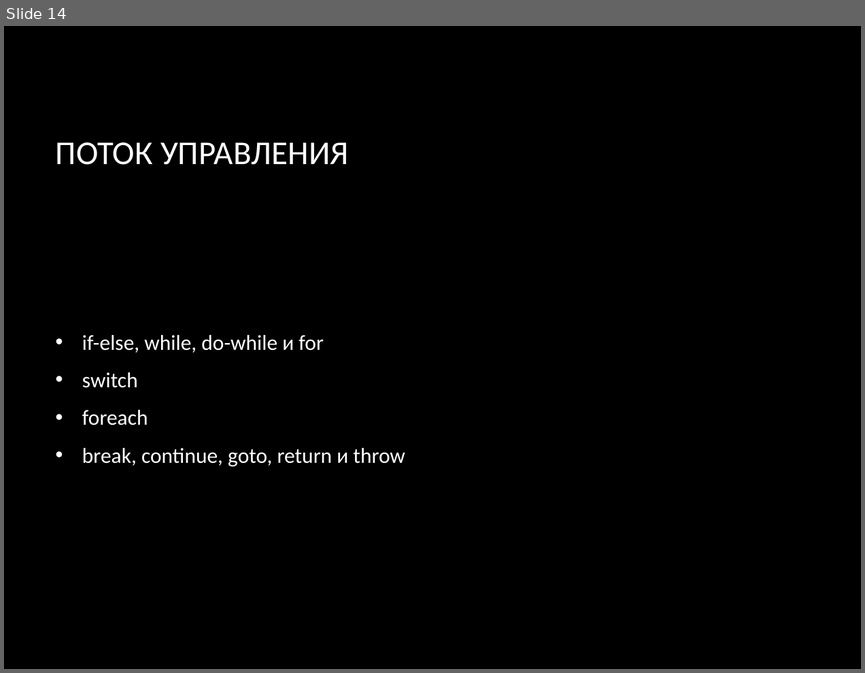
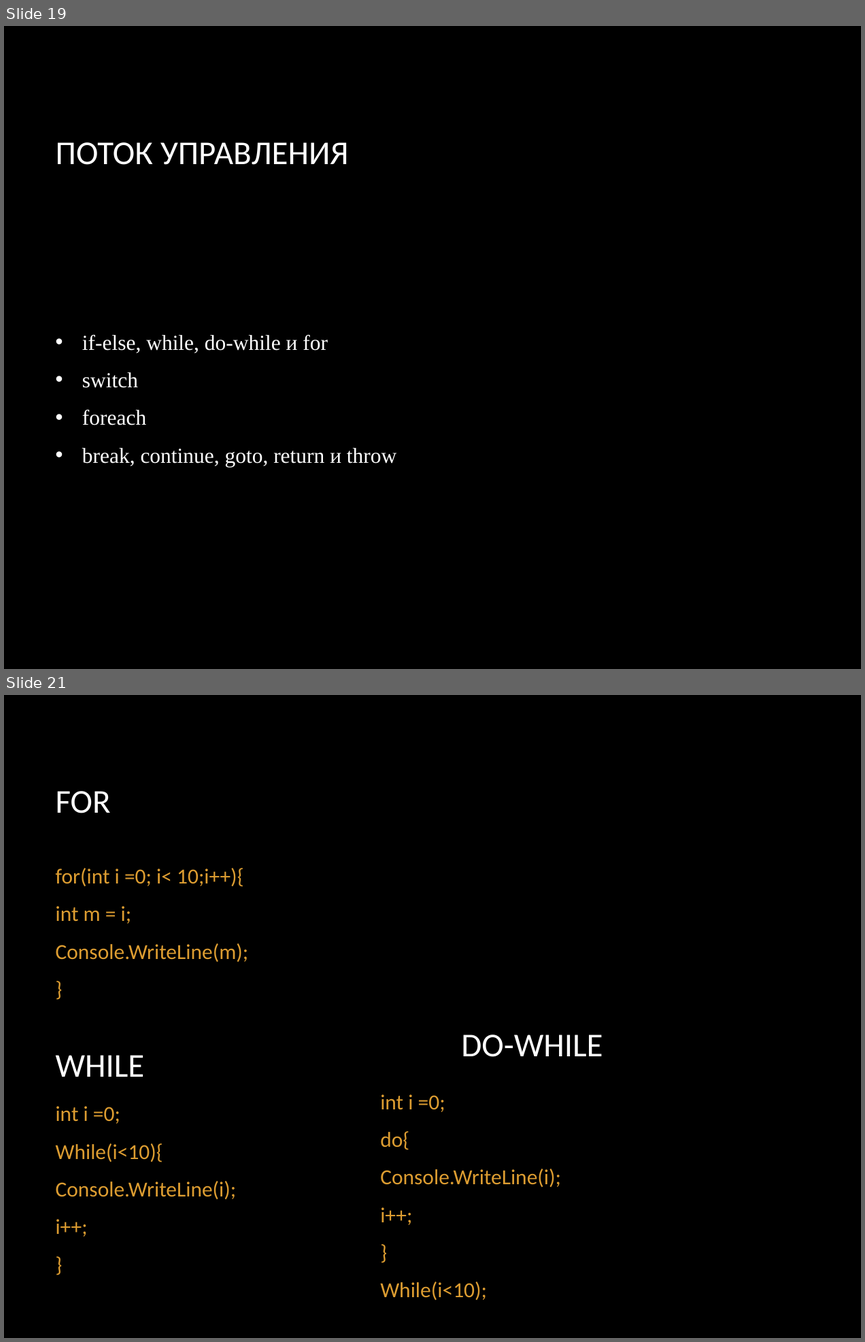
Before and after one commit to SunJohnson/Study, a slide deck: College/OP_09/2022-2/lectures/Лекция 2 Основы C#.pptx. Shown one above the other, each under a label of ours: slide 14 before the commit, slides 19 and 21 after it; the slides between them are not shown. The pictures are 865x673 and 865x1342 pixels, drawn with LibreOffice and Linux fonts; fonts in the diff are those of the drawing; background and template pictures are left out. Boxes give left, top, right and bottom in pixels: in the first picture for what was removed or moved away, otherwise in the second. Text is boxed around its words. In the diff, an @@ line names an element or a change of style, - is before the commit and + after.

```diff
--- a/College/OP_09/2022-2/lectures/Лекция 2 Основы C#.pptx
+++ b/College/OP_09/2022-2/lectures/Лекция 2 Основы C#.pptx
@@ slide 21 added at [4, 695, 861, 1338], background picture (left out) @@
@@ title added at [56, 791, 111, 813], 28 pt, text #FFFFFF @@
+FOR
@@ text added at [56, 868, 249, 962], 18 pt, text #DD9D31 @@
+for(int i =0; i< 10;i++){
+int m = i;
+Console.WriteLine(m);
+}
@@ text added at [461, 1034, 602, 1057], 28 pt, text #FFFFFF @@
+DO-WHILE
@@ text added at [56, 1055, 145, 1076], 28 pt, text #FFFFFF @@
+WHILE
@@ text added at [380, 1094, 561, 1300], 18 pt, text #DD9D31 @@
+int i =0;
+do{
+Console.WriteLine(i);
+i++;
+}
+While(i<10);
@@ text added at [56, 1106, 237, 1236], 18 pt, text #DD9D31 @@
+int i =0;
+While(i<10){
+Console.WriteLine(i);
+i++;
+}
@@ what was slide 14 is now slide 19 @@
@@ slide 19 changed as well @@
@@ text "if-else, while, do-while и for" at [82, 335, 396, 467]: font Calibri to Times New Roman @@
```
Also in this commit, not shown: 7 other slides changed, 12 other slides added, 6 slides removed.
